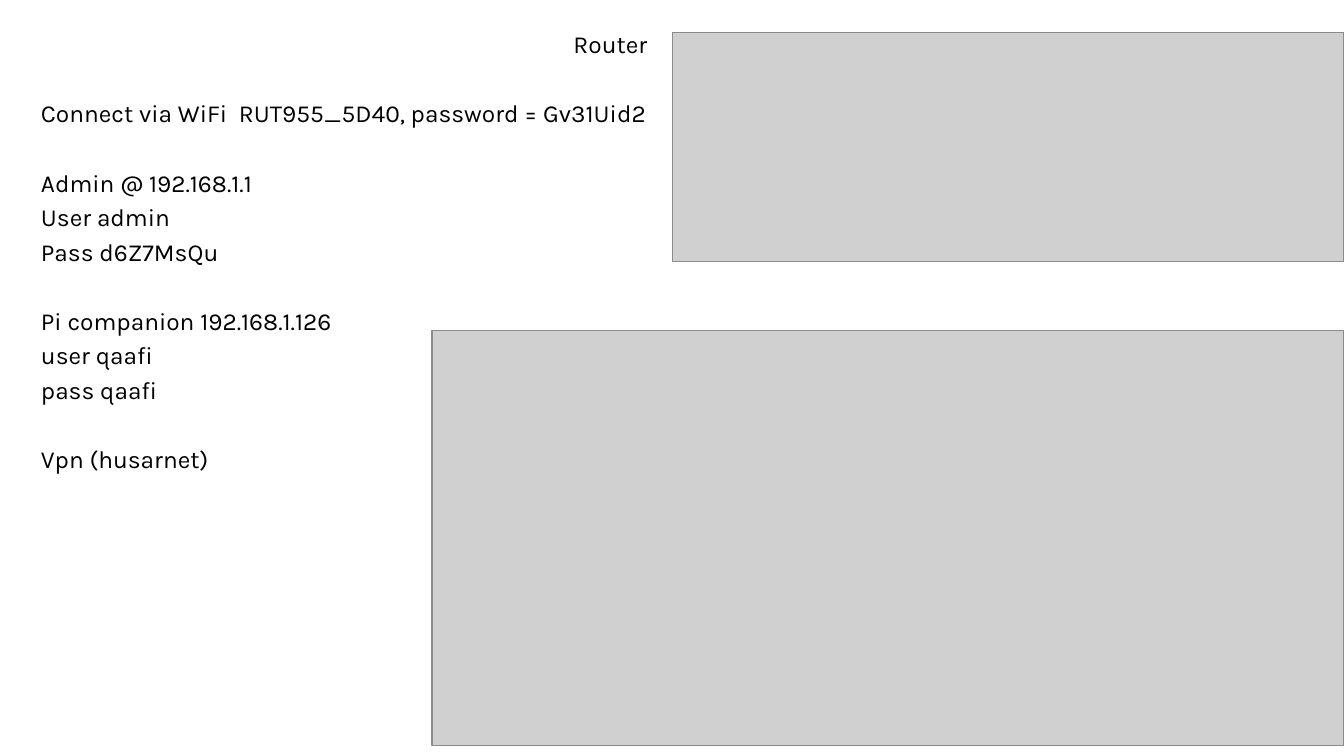
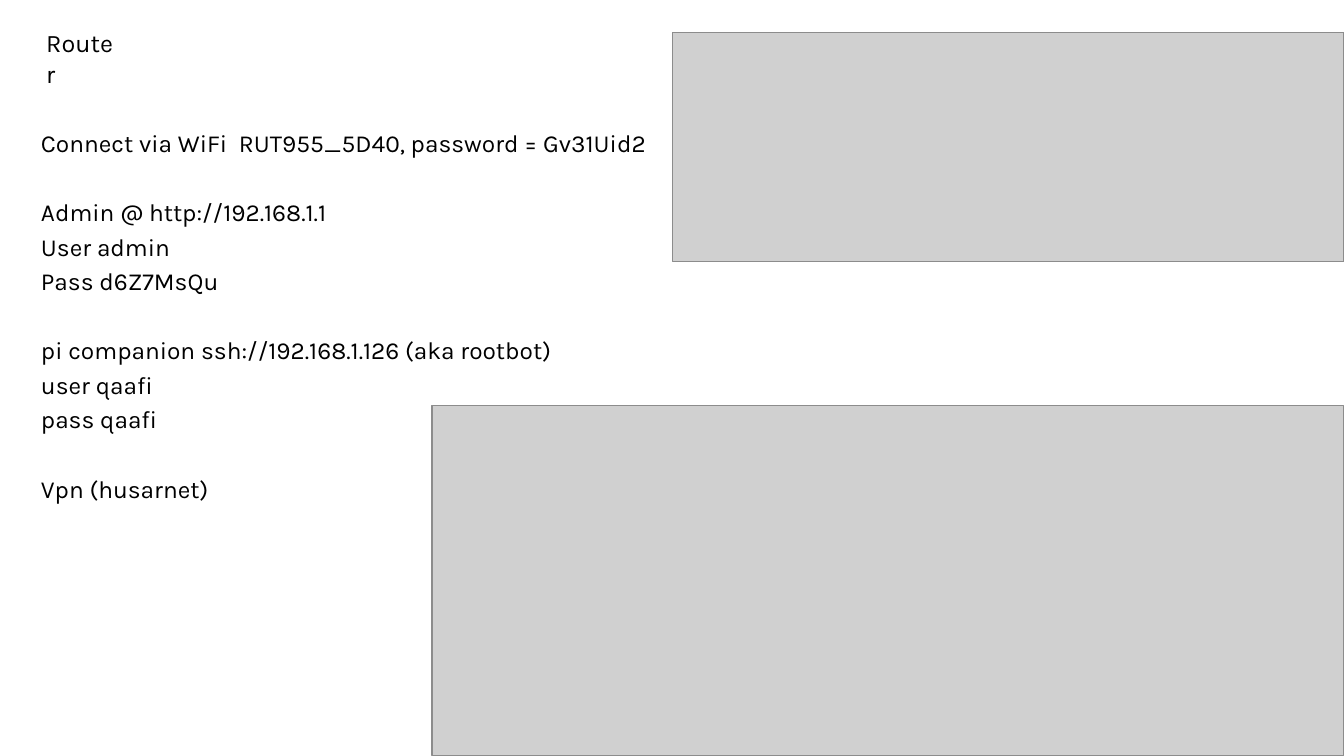
Before and after one commit to peter-devoil/EM-GPS-logger, a slide deck: slide 4 of Rootbot.pptx. Drawn at 1344x756 pixels with LibreOffice and Linux fonts; fonts in the diff are those of the drawing; grey boxes stand for pictures. Boxes give left, top, right and bottom in pixels: in the first picture for what was removed or moved away, otherwise in the second. Text is boxed around its words. In the diff, an @@ line names an element or a change of style, - is before the commit and + after.

Commit message:
Companion upgraded

```diff
--- a/Rootbot.pptx
+++ b/Rootbot.pptx
@@ text added at [36,23,130,64], 18 pt, text #000000 @@
+Router
@@ text at [573,37,647,54]: paragraph removed @@
-Router
@@ text at [41,203,326,227]: text changed @@
-Admin @ 192.168.1.1
+Admin @ http://192.168.1.1
@@ text at [41,341,551,365]: text changed @@
-Pi companion 192.168.1.126
+pi companion ssh://192.168.1.126 (aka rootbot)
@@ picture: place and size @@
-picture at [433,331,1344,746]
+picture at [433,405,1344,756]
```
Also in this commit, not shown: 3 other slides changed, 1 slide added, 9 other files.
